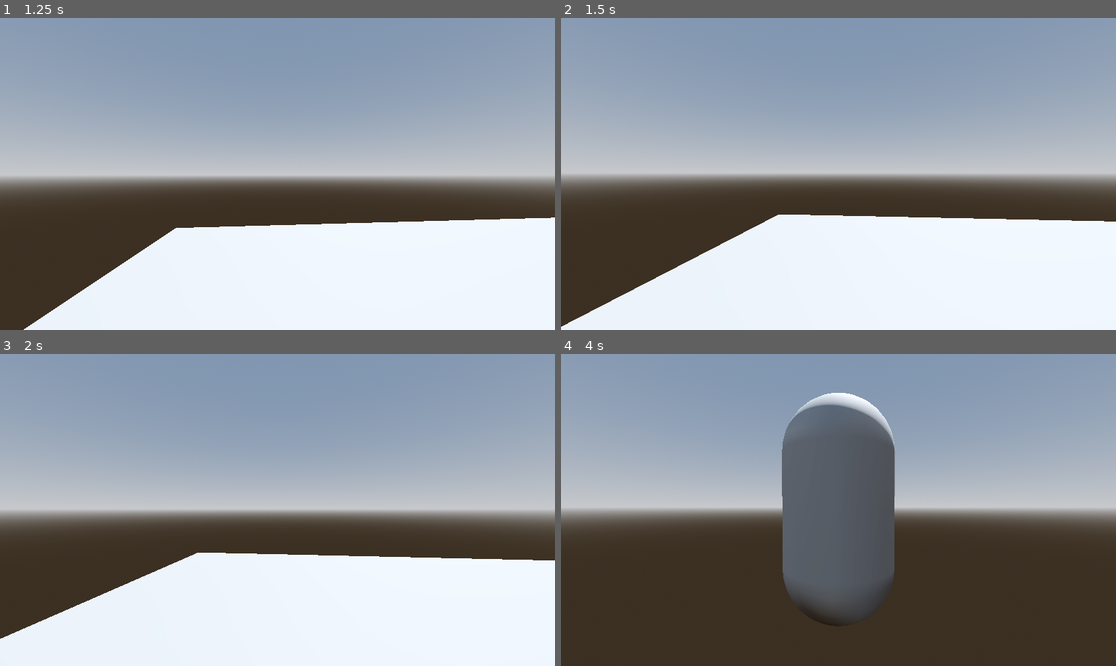
Above: before the commit, frames 1-4 (two rows, left to right).
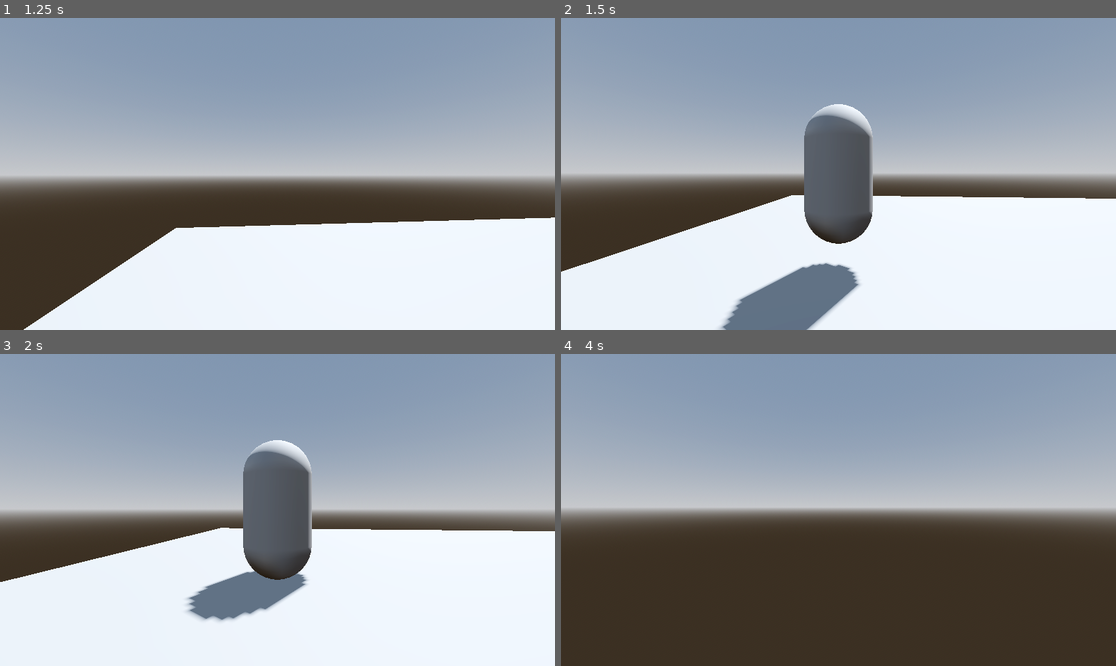
Above: after the commit, the same moments.

Repository: CrispyMD/Escape-The-Establishment
Game: Godot game, scene res://scenes/main_level.tscn
Same seed, same stepped clock (60 frames per second), same inputs: the game is played once before the commit and once after it.
Inputs (mouse positions are in pixels of both pictures, inside the frame that each line leads up to):
- Up to frame 1 (1.25 s): tap Enter at 0.5 s; move the mouse to (305, 174) at 0.52 s; hold W (forward) from 0.53 s (still down); tap Q (ability) at 0.6 s; tap Space (jump) at 0.77 s
- Up to frame 2 (1.5 s): keep holding W (forward); move the mouse to (810, 174) at 1.27 s; tap F (switch_pov, bound only after the commit) at 1.35 s
- Up to frame 3 (2 s): keep holding W (forward); tap Space (jump) at 1.52 s
- Up to frame 4 (4 s): keep holding W (forward); move the mouse to (849, 503) at 2.02 s; tap E (switch_pov, bound only before the commit) at 2.1 s; move the mouse to (832, 516) at 2.77 s; tap Q (ability) at 2.85 s; tap Space (jump) at 3.02, 3.77 s; move the mouse to (877, 513) at 3.52 s; tap F (switch_pov, bound only after the commit) at 3.6 s

Frame 1 is identical in both runs. In frame 2, 16% of the frame differs, in the area x 0-100%, y 27-100%; in frame 3, 16%; in frame 4, 13%.

Commit message:
Changed switch pov button to F

Diff:
--- a/Escape The Establishment/project.godot
+++ b/Escape The Establishment/project.godot
@@ -61,6 +61,6 @@
 }
 switch_pov={
 "deadzone": 0.5,
-"events": [Object(InputEventKey,"resource_local_to_scene":false,"resource_name":"","device":-1,"window_id":0,"alt_pressed":false,"shift_pressed":false,"ctrl_pressed":false,"meta_pressed":false,"pressed":false,"keycode":0,"physical_keycode":69,"key_label":0,"unicode":101,"echo":false,"script":null)
+"events": [Object(InputEventKey,"resource_local_to_scene":false,"resource_name":"","device":-1,"window_id":0,"alt_pressed":false,"shift_pressed":false,"ctrl_pressed":false,"meta_pressed":false,"pressed":false,"keycode":70,"physical_keycode":0,"key_label":0,"unicode":102,"echo":false,"script":null)
 ]
 }
